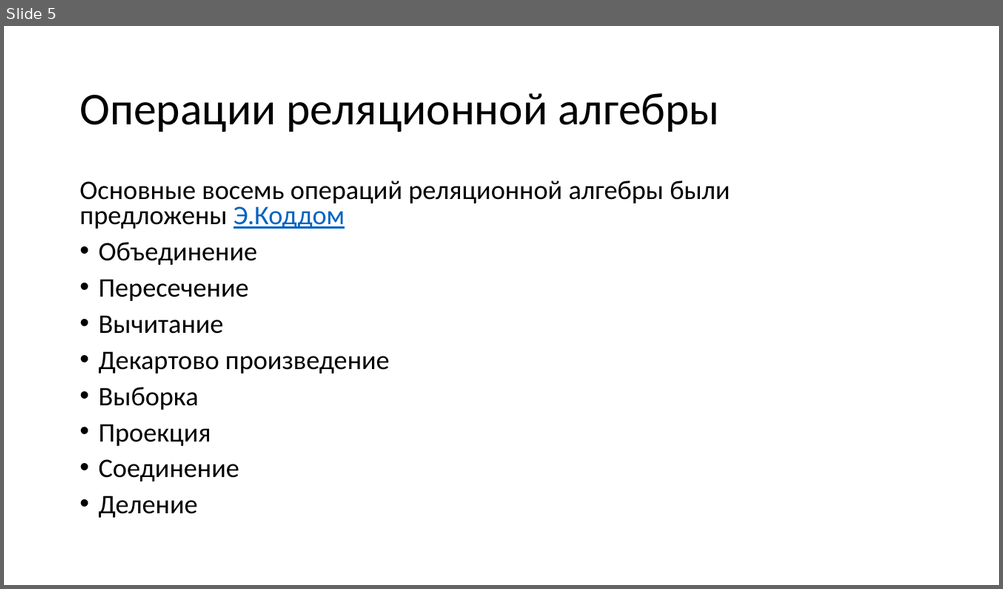
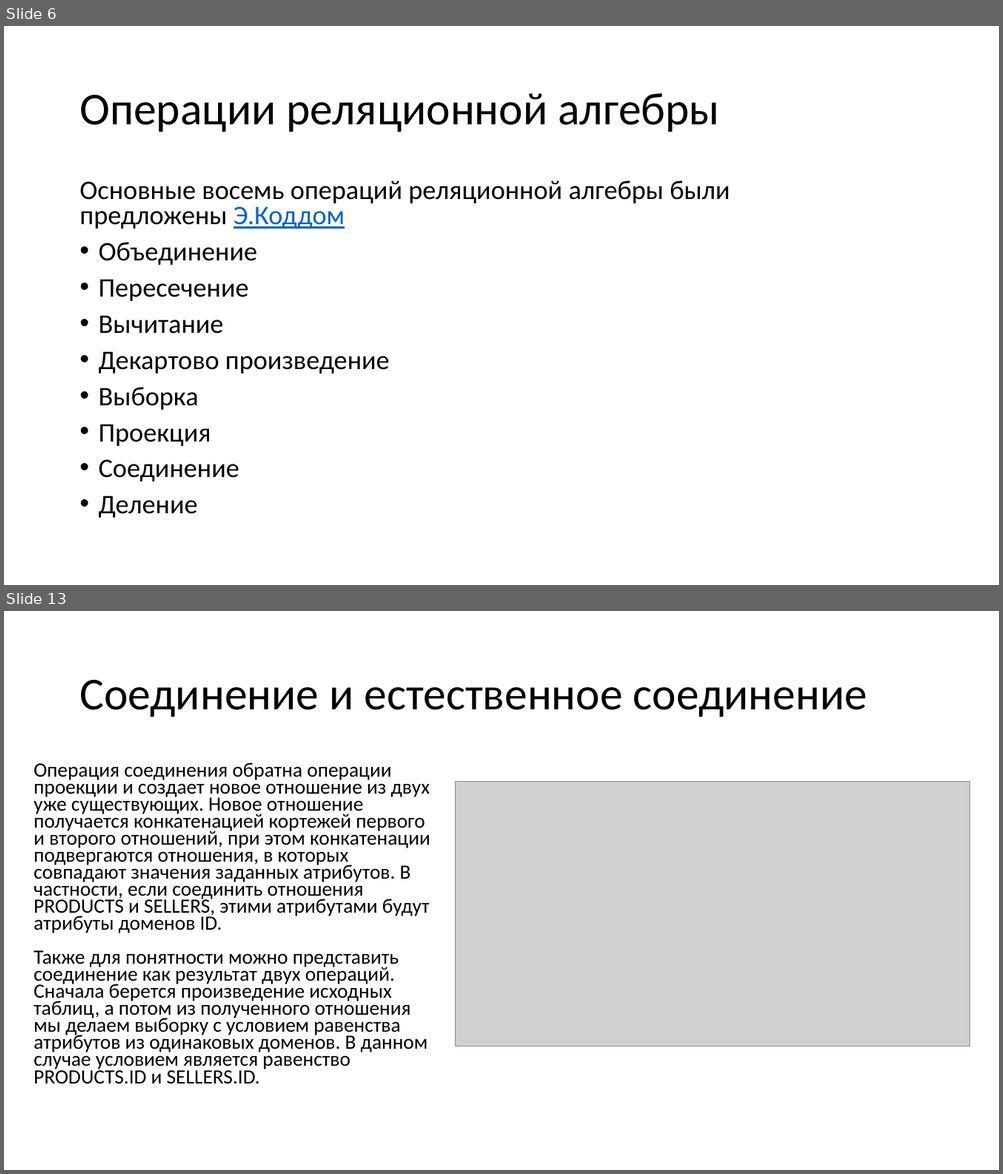
Before and after one commit to avdosev/DataBasePresentations, a slide deck: Реляционная Алгебра/Презентация.pptx. Shown one above the other, each under a label of ours: slide 5 before the commit, slides 6 and 13 after it; the slides between them are not shown. The pictures are 1003x589 and 1003x1174 pixels, drawn with LibreOffice and Linux fonts; fonts in the diff are those of the drawing; grey boxes stand for pictures. Boxes give left, top, right and bottom in pixels: in the first picture for what was removed or moved away, otherwise in the second. Text is boxed around its words. In the diff, an @@ line names an element or a change of style, - is before the commit and + after.

```diff
--- a/Реляционная Алгебра/Презентация.pptx
+++ b/Реляционная Алгебра/Презентация.pptx
@@ slide 13 added at bbox=[4, 611, 999, 1170], background #FFFFFF @@
@@ title added at bbox=[79, 680, 867, 717], 44 pt, text #000000 @@
+Соединение и естественное соединение
@@ text added at bbox=[34, 763, 430, 1085], 19.6 pt, text #000000 @@
+Операция соединения обратна операции проекции и создает новое отношение из двух уже существующих. Новое отношение получается конкатенацией кортежей первого и второго отношений, при этом конкатенации подвергаются отношения, в которых совпадают значения заданных атрибутов. В частности, если соединить отношения PRODUCTS и SELLERS, этими атрибутами будут атрибуты доменов ID.
+Также для понятности можно представить соединение как результат двух операций. Сначала берется произведение исходных таблиц, а потом из полученного отношения мы делаем выборку с условием равенства атрибутов из одинаковых доменов. В данном случае условием является равенство PRODUCTS.ID и SELLERS.ID.
@@ picture added at bbox=[455, 782, 970, 1047] @@
@@ what was slide 5 is now slide 6 @@
```
Also in this commit, not shown: 2 slides changed, 10 other slides added, 5 slides removed.
